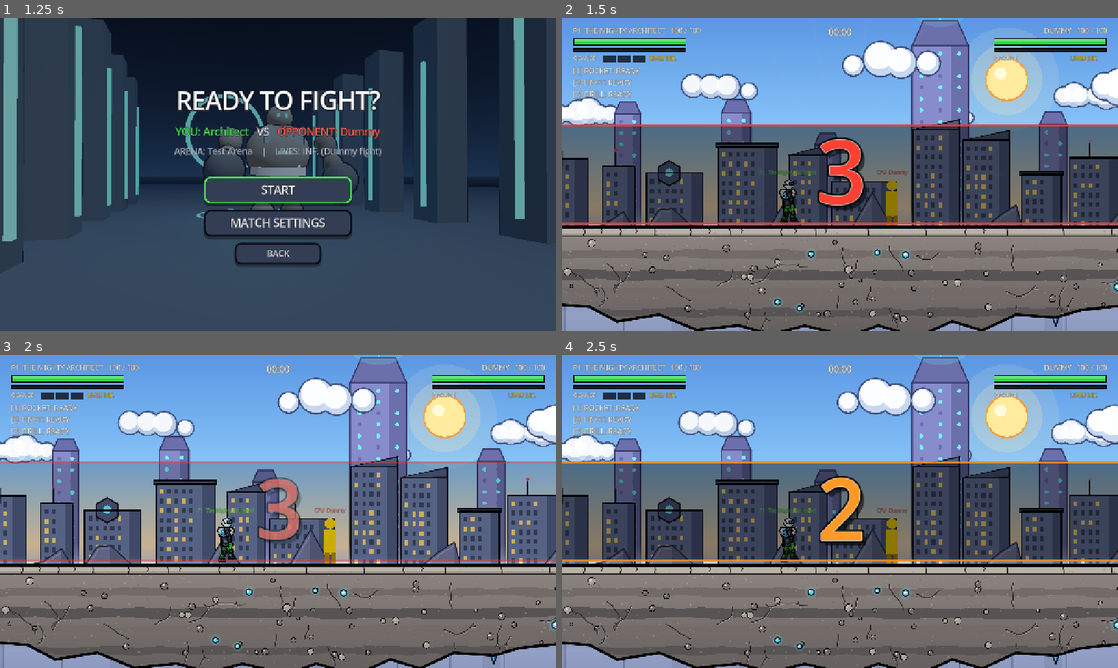
Above: before the commit, frames 1-4 (two rows, left to right).
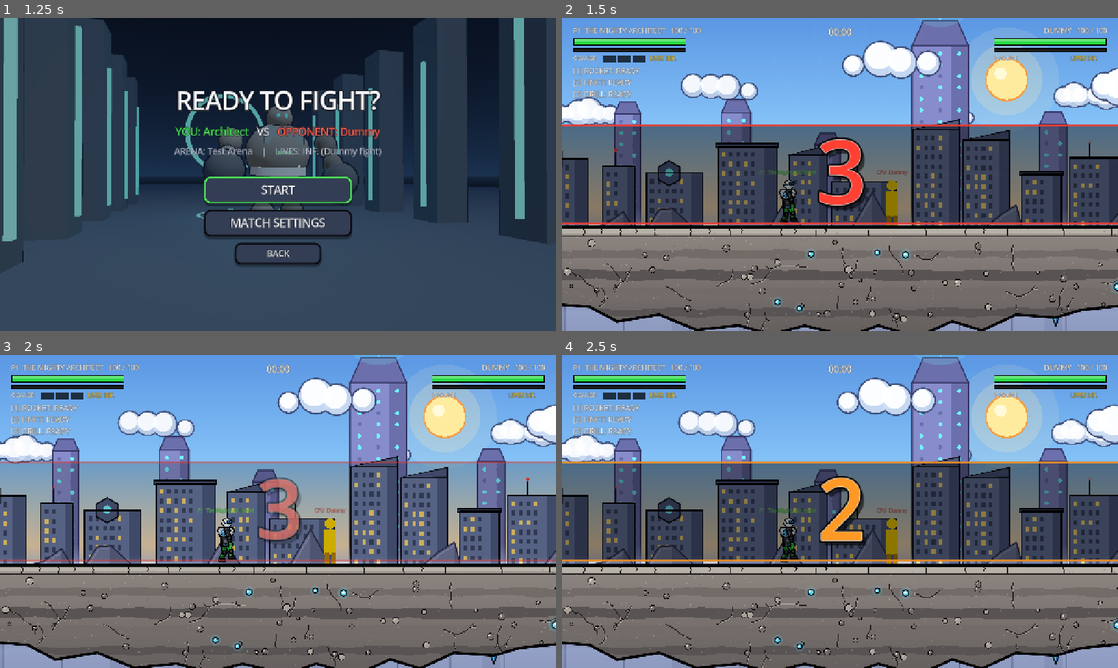
Above: after the commit, the same moments.

Repository: mahitoitadori2-dotcom/fighting-game
Game: Godot game, scene res://scenes/MainMenu.tscn
The game is run twice, just before and just after one commit, with the same random seed, the same clock (stepped at 60 frames per second) and the same inputs.
Inputs (mouse positions are in pixels of both pictures, inside the frame that each line leads up to):
- Up to frame 1 (1.25 s): click "PLAY" at 0.5 s
- Up to frame 2 (1.5 s): click "START" at 1.25 s
- Up to frame 3 (2 s): no input
- Up to frame 4 (2.5 s): tap Enter (ui_accept) at 2 s; move the mouse to (962, 495) at 2.02 s; hold Right (move_right) from 2.03 s (still down); tap F (block) at 2.1 s; click (962, 495) at 2.17 s; tap Up (jump) at 2.27 s

Frame 1 is identical in both runs. In frame 2, 0.3% of the frame differs, in the area x 0-100%, y 67-100%; in frame 3, 0.3%; in frame 4, 0.3%.

Commit message:
Auto-commit: drawprobe.gd, drawprobe.gd.uid, drawprobe.tscn, ArenaGround.gd +1 more

Diff:
--- /dev/null
+++ b/_memprobe/drawprobe.gd
@@ -0,0 +1,76 @@
+extends Node
+
+func _ready() -> void:
+	if get_parent() != get_tree().root or name != "DrawProbe":
+		var s := Node.new()
+		s.set_script(get_script())
+		s.name = "DrawProbe"
+		get_tree().root.add_child.call_deferred(s)
+		return
+	process_mode = Node.PROCESS_MODE_ALWAYS
+	get_tree().create_timer(120.0, true, false, true).timeout.connect(func() -> void: get_tree().quit())
+	_run.call_deferred()
+
+
+func _w(s: float) -> void:
+	await get_tree().create_timer(s, true, false, true).timeout
+
+
+func _measure(label: String) -> void:
+	var tot := 0.0
+	var fps := 0.0
+	for i in 20:
+		await get_tree().process_frame
+		tot += Performance.get_monitor(Performance.RENDER_TOTAL_DRAW_CALLS_IN_FRAME)
+		fps += Performance.get_monitor(Performance.TIME_FPS)
+	print("P %-34s draws=%d fps=%d" % [label, int(tot / 20.0), int(fps / 20.0)])
+
+
+func _set_vis(root: Node, cls: String, on: bool) -> void:
+	for n in root.get_children():
+		if n.get_script() != null and String(n.get_script().get_global_name()) == "" and n.get_class() == "Node2D" and cls == "strip" and n.has_method("_draw") and "items" in n:
+			(n as CanvasItem).visible = on
+		elif cls == "animals" and n is Animal:
+			(n as CanvasItem).visible = on
+		elif cls == "hud" and n is Animal:
+			var h = n.get("hud")
+			if h != null:
+				h.visible = on
+
+
+func _run() -> void:
+	DisplayServer.window_set_vsync_mode(DisplayServer.VSYNC_DISABLED)
+	Engine.max_fps = 0
+	StoryManager.autoplay = true
+	OrdLand.test_steer = false
+	StoryProgress.load_progress()
+	for spot in [["meadow", -6400.0], ["town", -1500.0], ["jungle", 700.0]]:
+		StoryProgress.current_level = 71
+		get_tree().change_scene_to_file("res://scenes/OrdLand.tscn")
+		await _w(9.0)
+		var m := get_tree().current_scene.get_node("StoryManager") as OrdLand
+		m.player.global_position.x = float(spot[1])
+		await _w(3.0)
+		await _measure("%s all" % spot[0])
+		_set_vis(m, "strip", false)
+		await _measure("%s - props" % spot[0])
+		_set_vis(m, "strip", true)
+		_set_vis(m, "hud", false)
+		await _measure("%s - animal HUDs" % spot[0])
+		_set_vis(m, "animals", false)
+		await _measure("%s - animals" % spot[0])
+		_set_vis(m, "animals", true)
+		_set_vis(m, "hud", true)
+		var g := get_tree().current_scene.get_node("ArenaGround") as CanvasItem
+		g.visible = false
+		await _measure("%s - ground" % spot[0])
+		g.visible = true
+		var bg := get_tree().current_scene.get_node("Background") as CanvasLayer
+		bg.visible = false
+		await _measure("%s - backdrop" % spot[0])
+		bg.visible = true
+		var hud := m.get("_hud") as Node
+		if hud:
+			hud.set("visible", false)
+			await _measure("%s - story HUD" % spot[0])
+	get_tree().quit()
--- /dev/null
+++ b/_memprobe/drawprobe.tscn
@@ -0,0 +1,6 @@
+[gd_scene format=3]
+
+[ext_resource type="Script" path="res://_memprobe/drawprobe.gd" id="1"]
+
+[node name="DrawProbeBoot" type="Node"]
+script = ExtResource("1")
--- a/scripts/ArenaGround.gd
+++ b/scripts/ArenaGround.gd
@@ -38,8 +38,7 @@
 		ground_theme = v
 		_apply_theme()
 		queue_redraw()
-		for ch in _chunks:                                  # Wide floors: the detail chunks too
-			(ch as CanvasItem).queue_redraw()
+		_redraw_chunks_lazily()                             # Wide floors: the detail chunks too
 
 ## Underground maps (caves, sewers): solid rock fills everything under the floor instead of a
 ## floating island with a hanging underside (StoryLevels.MAPS "solid").
@@ -379,9 +378,10 @@
 			var base: Vector2 = _poly[i]
 			_drips.append({"pos": base + Vector2(0, -6), "len": rng.randf_range(18.0, 36.0), "w": rng.randf_range(7.0, 11.0)})
 
+	_detail_meshes.clear()                                  # The details changed: bake their meshes again
+	_detail_meshes["_body_stale"] = true
 	queue_redraw()
-	for ch in _chunks:
-		(ch as CanvasItem).queue_redraw()
+	_redraw_chunks_lazily()
 
 
 func _wavy_band(rng: RandomNumberGenerator, x0: float, x1: float, y: float, h: float) -> PackedVector2Array:
@@ -438,13 +438,13 @@
 	for p in _poly:
 		cols.append(STONE.lerp(STONE_DEEP, clampf(p.y / depth, 0.0, 1.0) * 0.8))
 	draw_polygon(_poly, cols)
-	for s in _strata:
-		draw_colored_polygon(s, STONE_DARK)
-	for s in _deep:
-		draw_colored_polygon(s, STONE_DEEP)
-	# Paved top layer
-	for cp in _cap_polys:
-		draw_colored_polygon(cp, STONE_TOP)
+	# Strata, deep bands and the paved top layer: baked into ONE mesh (they span the whole floor -
+	# in an open world that was hundreds of draw calls every frame)
+	var bm := _body_mesh()
+	if bm != null:
+		draw_mesh(bm, null)
+	for p in _body_fallback:                                    # (Shapes that could not be triangulated)
+		draw_colored_polygon(p[0], p[1])
 	var hw := width * 0.5
 	draw_rect(Rect2(-hw + 10, CAP - 7, width - 20, 7), STONE_TOP_SHADE)
 	draw_line(Vector2(-hw + 14, 4), Vector2(hw - 14, 4), STONE_TOP_HI, 4.0)
@@ -525,37 +525,60 @@
 	queue_redraw()
 
 
+## PERFORMANCE (2026-11-16): changing the ground look in an open world (a new biome in Terra
+## Ordinariorum) used to redraw ALL 17 chunks in one frame - a 150 ms hitch. Now the chunks on
+## screen redraw at once, the rest TWO PER FRAME, nearest to the camera first.
+var _dirty_chunks: Array = []
+const CHUNKS_PER_FRAME := 2
+
+
+func _redraw_chunks_lazily() -> void:
+	if _chunks.is_empty():
+		return
+	if not is_inside_tree():
+		for ch in _chunks:
+			(ch as CanvasItem).queue_redraw()
+		return
+	_dirty_chunks = _chunks.duplicate()
+	var cam := get_viewport().get_camera_2d()
+	var cx := cam.global_position.x if cam != null else global_position.x
+	_dirty_chunks.sort_custom(func(a: Variant, b: Variant) -> bool:
+		return absf(_chunk_center(a) - cx) < absf(_chunk_center(b) - cx))
+	for i in mini(3, _dirty_chunks.size()):                   # What you can see: right now
+		(_dirty_chunks[i] as CanvasItem).queue_redraw()
+	_dirty_chunks = _dirty_chunks.slice(3)
+	set_process(not _dirty_chunks.is_empty())
+
+
+func _chunk_center(ch: Variant) -> float:
+	var i := _chunks.find(ch)
+	return global_position.x - width * 0.5 - 40.0 + (float(i) + 0.5) * CHUNK
+
+
+func _process(_delta: float) -> void:
+	if _dirty_chunks.is_empty():
+		set_process(false)
+		return
+	for i in mini(CHUNKS_PER_FRAME, _dirty_chunks.size()):
+		var ch: Variant = _dirty_chunks.pop_front()
+		if is_instance_valid(ch):
+			(ch as CanvasItem).queue_redraw()
+
+
 ## Details between x0 and x1, drawn on canvas c (the floor itself or one of its chunks).
 ## FAST / POTATO graphics skip the barely visible rock grain (hundreds of draw calls).
 func _draw_details(c: CanvasItem, x0: float, x1: float) -> void:
-	if Engine.is_editor_hint() or GraphicsSettings.level > GraphicsSettings.FAST:
-		for sp in _speckles:
-			if sp.x < x0 or sp.x >= x1:
-				continue
-			var tint := STONE_TOP_HI if sp.z > 0.0 else STONE_DEEP
-			c.draw_circle(Vector2(sp.x, sp.y), 1.2 + absf(sp.z) * 1.3, Color(tint.r, tint.g, tint.b, 0.22 * absf(sp.z) + 0.08))
-	# Pebbles: outline, fill, tiny highlight
-	for pb in _pebbles:
-		if pb.x < x0 or pb.x >= x1:
-			continue
-		var pc := Vector2(pb.x, pb.y)
-		c.draw_circle(pc, pb.z + 2.0, OUTLINE)
-		c.draw_circle(pc, pb.z, PEBBLE_LIGHT if int(pb.x) % 3 == 0 else STONE_DARK)
-		if Engine.is_editor_hint() or GraphicsSettings.level > GraphicsSettings.FAST:     # Tiny highlight: not on phones
-			c.draw_circle(pc + Vector2(-pb.z * 0.35, -pb.z * 0.35), pb.z * 0.3, STONE_TOP_HI)
-	# Cracks: dark line + light lip below it (Void theme: glowing green)
-	for cr in _cracks:
-		if cr[0].x < x0 or cr[0].x >= x1:
-			continue
-		if ground_theme >= 1:                                   # Void / Hell: glowing cracks
-			c.draw_polyline(cr, Color(CRACK.r, CRACK.g, CRACK.b, 0.25), CRACK_WIDTH * 3.0, FighterArt.AA)
-		else:
-			var lip := PackedVector2Array()
-			for q in cr:
-				lip.append(q + Vector2(1.5, 2.0))
-			c.draw_polyline(lip, Color(STONE_TOP_HI.r, STONE_TOP_HI.g, STONE_TOP_HI.b, 0.45), 1.5, FighterArt.AA)
-		c.draw_polyline(cr, CRACK, CRACK_WIDTH, FighterArt.AA)
-	# Embedded glowing hexagons
+	# PERFORMANCE (2026-11-16): the rock grain (~430 dots per 1200 px) and the pebbles (3 circles
+	# each) were one draw call EACH - about 600 per chunk, ~2700 per Versus arena. They are now
+	# baked into ONE mesh per chunk (built once, rebuilt when the theme / graphics level changes).
+	var key := "%d_%d_%d" % [int(x0) if x0 > -1e20 else -999999, ground_theme, GraphicsSettings.level]
+	var mesh: ArrayMesh = _detail_meshes.get(key)
+	if mesh == null:
+		mesh = _build_detail_mesh(x0, x1)
+		_detail_meshes[key] = mesh
+	if mesh != null:
+		c.draw_mesh(mesh, null)                                     # Grain, pebbles, cracks, joints, chips
+	# Embedded glowing hexagons (few: still drawn one by one)
 	for cy in _crystals:
 		if cy.x < x0 or cy.x >= x1:
 			continue
@@ -567,15 +590,129 @@
 		var closed := hex.duplicate()
 		closed.append(hex[0])
 		c.draw_polyline(closed, OUTLINE, 3.0, FighterArt.AA)
-	# Slab joints + chipped corners on the paved top
+
+
+var _detail_meshes := {}                 # "x0_theme_level" -> ArrayMesh (grain + pebbles of one chunk)
+var _body_cache: ArrayMesh = null
+var _body_key := -1
+var _body_fallback: Array = []
+
+
+## Strata (dark), deep bands and paved-top pieces as one mesh (rebuilt when the theme changes).
+func _body_mesh() -> ArrayMesh:
+	if _body_cache != null and _body_key == ground_theme and not _detail_meshes.has("_body_stale"):
+		return _body_cache
+	_detail_meshes.erase("_body_stale")
+	_body_key = ground_theme
+	_body_fallback = []
+	var verts := PackedVector2Array()
+	var cols := PackedColorArray()
+	for group: Array in [[_strata, STONE_DARK], [_deep, STONE_DEEP], [_cap_polys, STONE_TOP]]:
+		for p in group[0]:
+			var idx := Geometry2D.triangulate_polygon(p)
+			if idx.is_empty():
+				_body_fallback.append([p, group[1]])
+				continue
+			for i in idx:
+				verts.append(p[i])
+				cols.append(group[1])
+	if verts.is_empty():
+		_body_cache = null
+		return null
+	var arrays := []
+	arrays.resize(Mesh.ARRAY_MAX)
+	arrays[Mesh.ARRAY_VERTEX] = verts
+	arrays[Mesh.ARRAY_COLOR] = cols
+	_body_cache = ArrayMesh.new()
+	_body_cache.add_surface_from_arrays(Mesh.PRIMITIVE_TRIANGLES, arrays)
+	return _body_cache
+
+
+## The grain dots + pebbles between x0 and x1 as ONE triangle mesh with vertex colours.
+func _build_detail_mesh(x0: float, x1: float) -> ArrayMesh:
+	var verts := PackedVector2Array()
+	var cols := PackedColorArray()
+	var fine := Engine.is_editor_hint() or GraphicsSettings.level > GraphicsSettings.FAST
+	if fine:
+		for sp in _speckles:
+			if sp.x < x0 or sp.x >= x1:
+				continue
+			var tint := STONE_TOP_HI if sp.z > 0.0 else STONE_DEEP
+			_disc(verts, cols, Vector2(sp.x, sp.y), 1.2 + absf(sp.z) * 1.3, Color(tint.r, tint.g, tint.b, 0.22 * absf(sp.z) + 0.08), 6)
+	for pb in _pebbles:                                         # Pebbles: outline, fill, tiny highlight
+		if pb.x < x0 or pb.x >= x1:
+			continue
+		var pc := Vector2(pb.x, pb.y)
+		_disc(verts, cols, pc, pb.z + 2.0, OUTLINE, 12)               # (outline first, under the fill)
+		_disc(verts, cols, pc, pb.z, PEBBLE_LIGHT if int(pb.x) % 3 == 0 else STONE_DARK, 12)
+		if fine:
+			_disc(verts, cols, pc + Vector2(-pb.z * 0.35, -pb.z * 0.35), pb.z * 0.3, STONE_TOP_HI, 6)
+	# Cracks, slab joints, chipped corners (were one draw call each, too)
+	for cr in _cracks:
+		if cr[0].x < x0 or cr[0].x >= x1:
+			continue
+		if ground_theme >= 1:                                   # Void / Hell: glowing cracks
+			_strip(verts, cols, cr, CRACK_WIDTH * 3.0, Color(CRACK.r, CRACK.g, CRACK.b, 0.25))
+		else:
+			var lip := PackedVector2Array()
+			for q in cr:
+				lip.append(q + Vector2(1.5, 2.0))
+			_strip(verts, cols, lip, 1.5, Color(STONE_TOP_HI.r, STONE_TOP_HI.g, STONE_TOP_HI.b, 0.45))
+		_strip(verts, cols, cr, CRACK_WIDTH, CRACK)
 	for chp in _chips:
 		if chp[0].x < x0 or chp[0].x >= x1:
 			continue
-		c.draw_colored_polygon(chp, STONE_DARK)
+		_poly_tris(verts, cols, chp, STONE_DARK)
 	for j in _joints:
 		if j[0].x < x0 or j[0].x >= x1:
 			continue
-		c.draw_polyline(j, CRACK, 3.0, FighterArt.AA)
+		_strip(verts, cols, j, 3.0, CRACK)
+	if verts.is_empty():
+		return null
+	var arrays := []
+	arrays.resize(Mesh.ARRAY_MAX)
+	arrays[Mesh.ARRAY_VERTEX] = verts
+	arrays[Mesh.ARRAY_COLOR] = cols
+	var m := ArrayMesh.new()
+	m.add_surface_from_arrays(Mesh.PRIMITIVE_TRIANGLES, arrays)
+	return m
+
+
+## A polyline as quads of width w (appended to the mesh arrays).
+static func _strip(verts: PackedVector2Array, cols: PackedColorArray, pts: PackedVector2Array, w: float, col: Color) -> void:
+	for i in range(pts.size() - 1):
+		var a := pts[i]
+		var b := pts[i + 1]
+		if a.distance_to(b) < 0.01:
+			continue
+		var n := (b - a).normalized().orthogonal() * (w * 0.5)
+		var ext := (b - a).normalized() * (w * 0.35)                 # Small overlap: no gaps at the bends
+		var q := [a - ext + n, b + ext + n, b + ext - n, a - ext - n]
+		for k: int in [0, 1, 2, 0, 2, 3]:
+			verts.append(q[k])
+			cols.append(col)
+
+
+## A filled polygon (triangulated) appended to the mesh arrays.
+static func _poly_tris(verts: PackedVector2Array, cols: PackedColorArray, poly: PackedVector2Array, col: Color) -> void:
+	var idx := Geometry2D.triangulate_polygon(poly)
+	for i in idx:
+		verts.append(poly[i])
+		cols.append(col)
+
+
+## A filled circle as a triangle fan (appended to the mesh arrays).
+static func _disc(verts: PackedVector2Array, cols: PackedColorArray, c: Vector2, r: float, col: Color, seg: int) -> void:
+	var prev := c + Vector2(r, 0)
+	for i in range(1, seg + 1):
+		var nxt := c + Vector2.from_angle(TAU * float(i) / float(seg)) * r
+		verts.append(c)
+		verts.append(prev)
+		verts.append(nxt)
+		cols.append(col)
+		cols.append(col)
+		cols.append(col)
+		prev = nxt
 
 
 ## Solid bedrock under (and beside) the island: same palette, darker the deeper it goes,
--- a/scripts/ui/CharacterSelect.gd
+++ b/scripts/ui/CharacterSelect.gd
@@ -27,7 +27,9 @@
 	_populate()
 	_scroll.resized.connect(_update_columns)
 	_update_columns.call_deferred()
-	_back.grab_focus.call_deferred()
+	(func() -> void:                                   # (Deferred: the screen may already be gone)
+		if is_instance_valid(_back) and _back.is_inside_tree():
+			_back.grab_focus()).call_deferred()
 
 
 func _build() -> void:
Not shown, added: _memprobe/drawprobe.gd.uid
